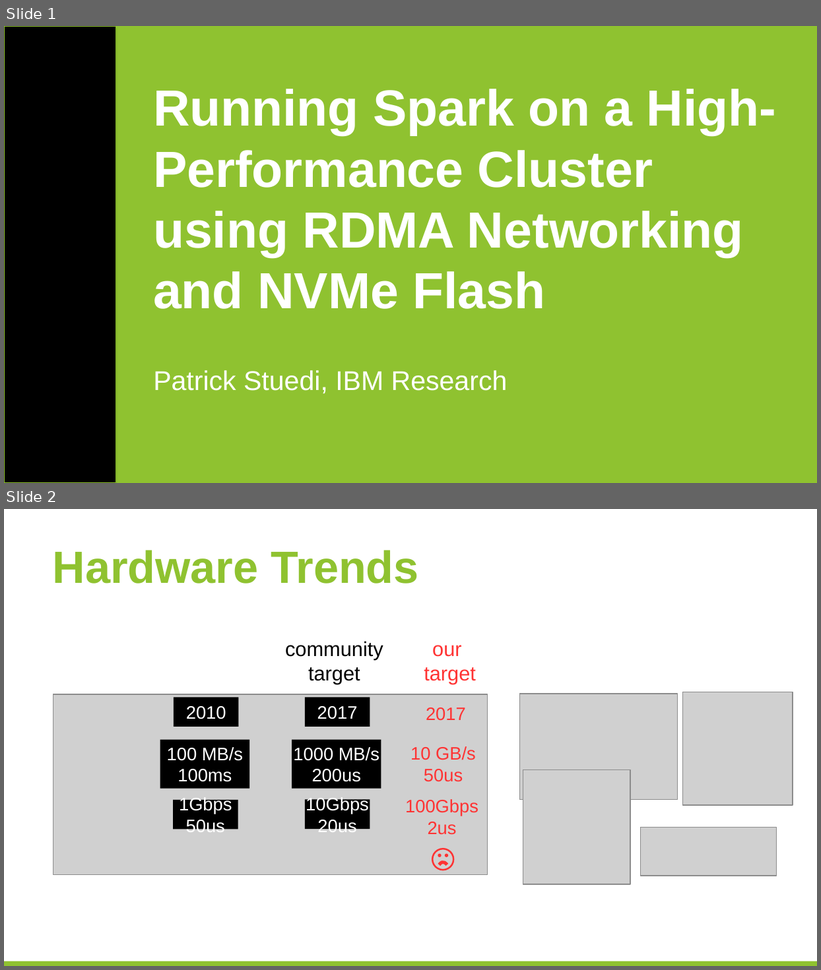
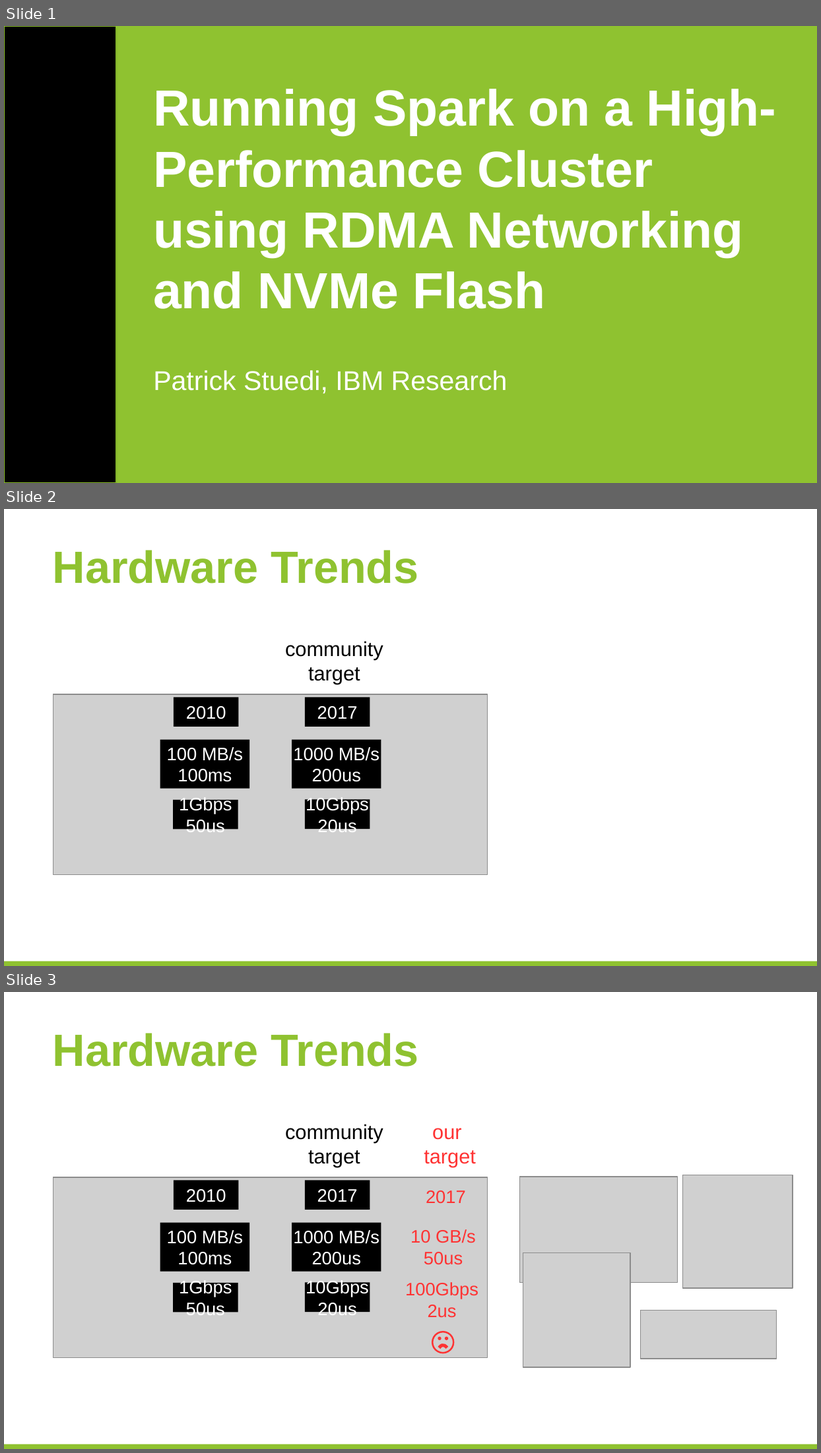
Before and after one commit to huangyibo/spark-summit-17, a slide deck: template.odp. Shown one above the other, each under a label of ours: slides 1 and 2 before the commit, slides 1, 2 and 3 after it. The pictures are 821x970 and 821x1453 pixels, drawn with LibreOffice and Linux fonts; fonts in the diff are those of the drawing; grey boxes stand for pictures; background and template pictures are left out. Boxes give left, top, right and bottom in pixels: in the first picture for what was removed or moved away, otherwise in the second. Text is boxed around its words. In the diff, an @@ line names an element or a change of style, - is before the commit and + after.

```diff
--- a/template.odp
+++ b/template.odp
@@ slide 2 added at (x1=4, y1=509, x2=817, y2=966), background #FFFFFF; not listed: 1 template element that a slide beside it also shows @@
@@ title added at (x1=53, y1=550, x2=418, y2=584), 40 pt, text #8FC230, bold @@
+Hardware Trends
@@ text added at (x1=285, y1=641, x2=384, y2=685), 18 pt, text #000000 @@
+community target
@@ picture added at (x1=53, y1=694, x2=487, y2=875) @@
@@ rectangle added at (x1=174, y1=698, x2=239, y2=727), fill #000000, 16 pt, text #FFFFFF @@
+2010
@@ rectangle added at (x1=305, y1=698, x2=370, y2=727), fill #000000, 16 pt, text #FFFFFF @@
+2017
@@ rectangle added at (x1=160, y1=740, x2=250, y2=789), fill #000000, 16 pt, text #FFFFFF @@
+100 MB/s
+100ms
@@ rectangle added at (x1=292, y1=740, x2=382, y2=789), fill #000000, 16 pt, text #FFFFFF @@
+1000 MB/s
+200us
@@ rectangle added at (x1=173, y1=800, x2=238, y2=829), fill #000000, 16 pt, text #FFFFFF @@
+1Gbps
+50us
@@ rectangle added at (x1=305, y1=800, x2=370, y2=829), fill #000000, 16 pt, text #FFFFFF @@
+10Gbps
+20us
@@ what was slide 2 is now slide 3 @@
```
Also in this commit, not shown: 1 slide changed, 1 other slide added.
